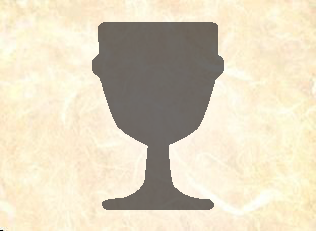
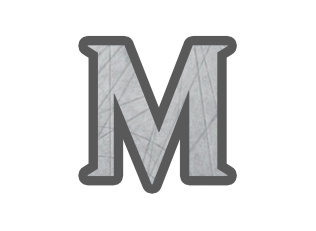
Comparing the layer stacks of the two 316x231 images. Changes:
added layer "Layer 1" in group "Symbols" over 78, 35, 238, 194
hid "artifact" over 92, 22, 224, 210
hid "default_white" over 0, 0, 316, 231
